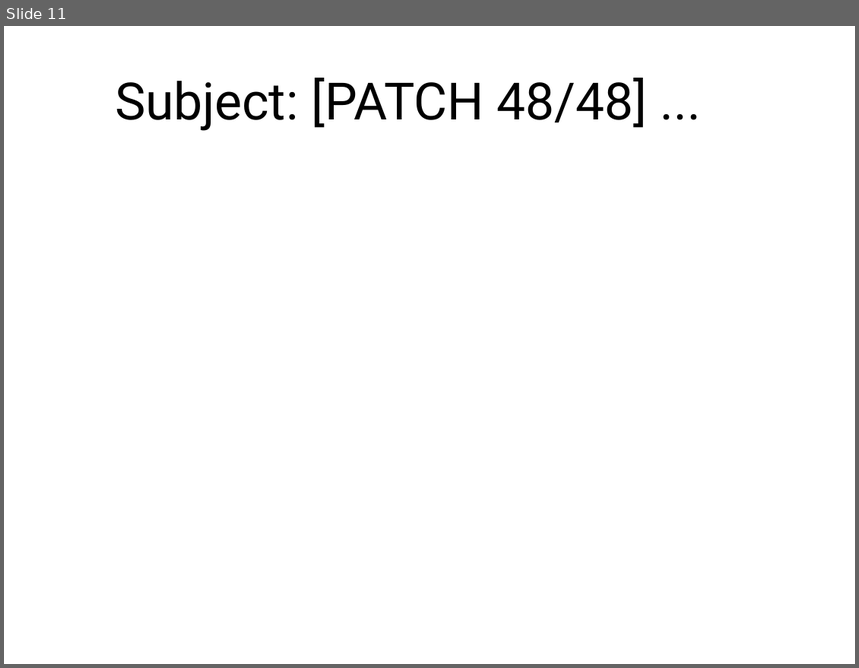
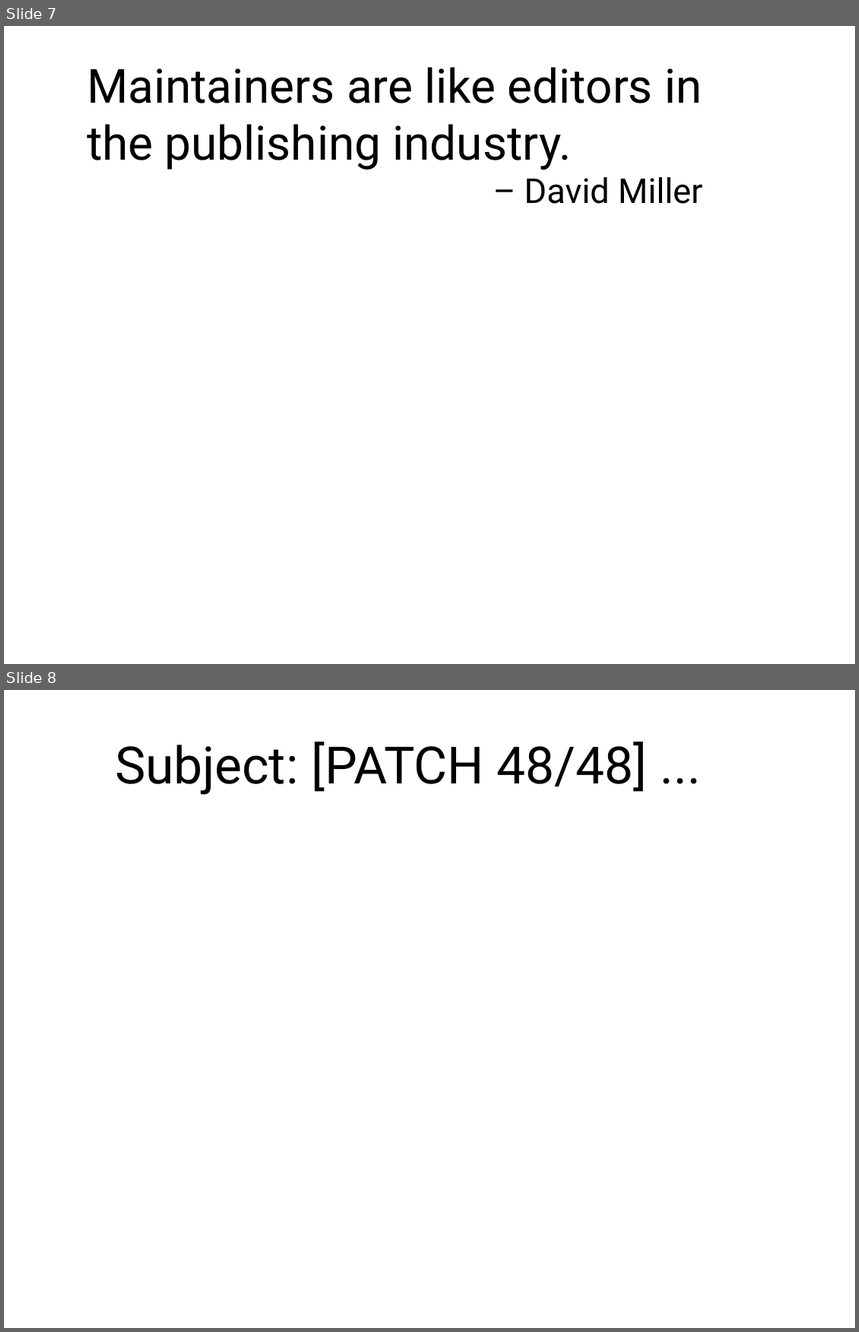
Before and after one commit to gregkh/presentation-linux-maintainer, a slide deck: maintainer.odp. Shown one above the other, each under a label of ours: slide 11 before the commit, slides 7 and 8 after it. The pictures are 859x668 and 859x1332 pixels, drawn with LibreOffice and Linux fonts; fonts in the diff are those of the drawing. Boxes give left, top, right and bottom in pixels: in the first picture for what was removed or moved away, otherwise in the second. Text is boxed around its words. In the diff, an @@ line names an element or a change of style, - is before the commit and + after.

```diff
--- a/maintainer.odp
+++ b/maintainer.odp
@@ slide 7 added at bbox=[4, 26, 855, 664], background #FFFFFF @@
@@ text added at bbox=[87, 67, 703, 204], 44 pt, text #000000 @@
+Maintainers are like editors in
+the publishing industry.
+– David Miller
@@ what was slide 11 is now slide 8 @@
```
Also in this commit, not shown: 15 slides changed, 1 other slide added, 1 slide removed, 2 other files.
